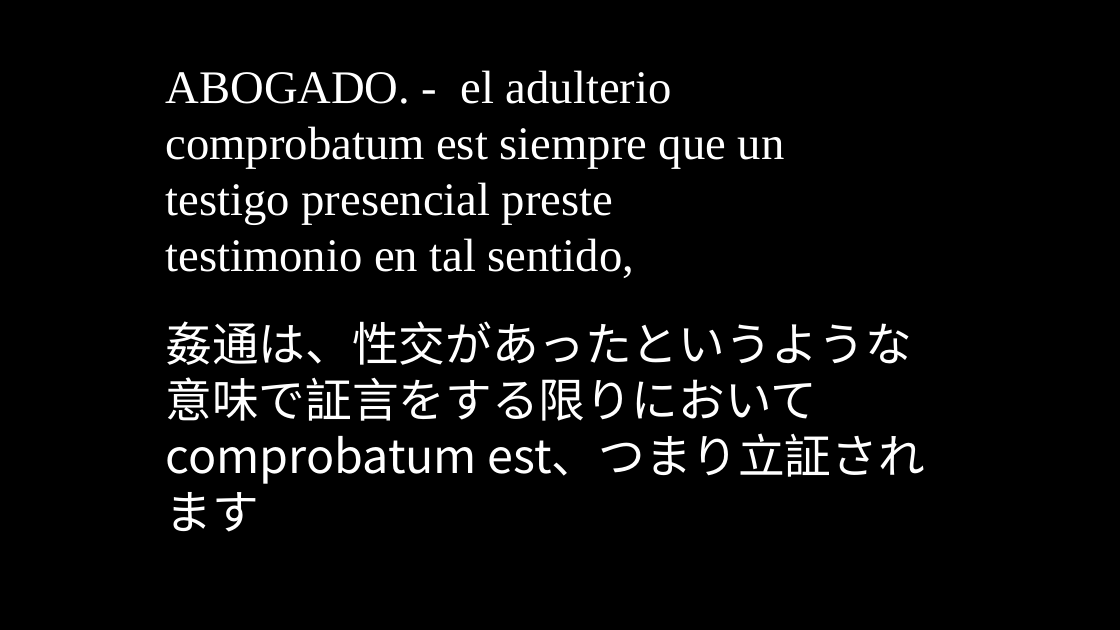
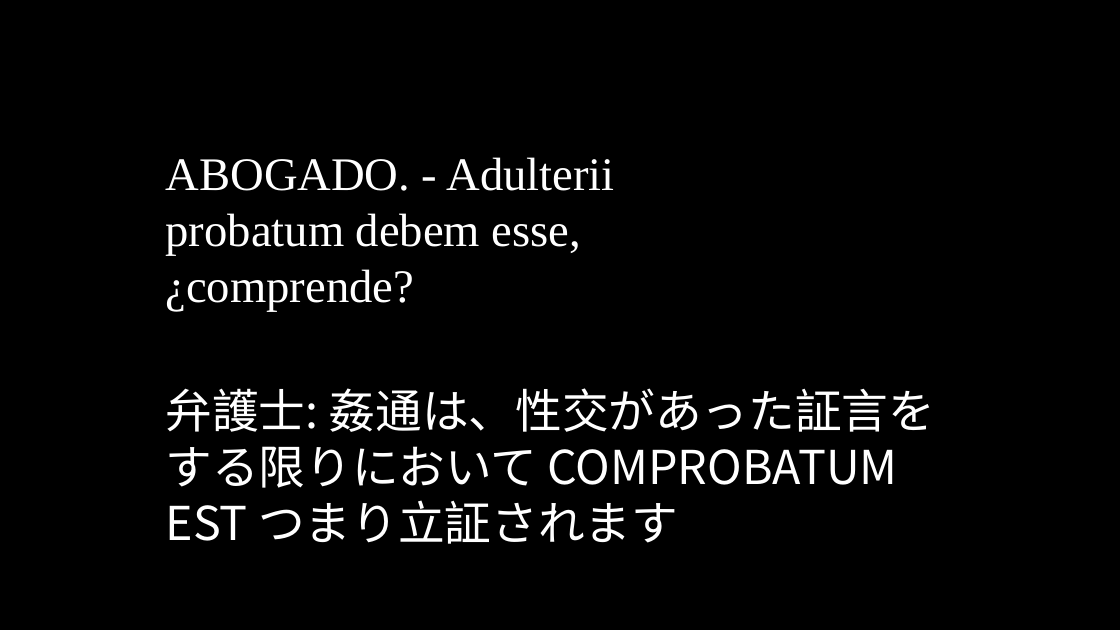
Before and after one commit to oulcggc/lang-drama-caption, a slide deck: slide 75 of complete-cap.pptx (slide 76 before the commit). Drawn at 1120x630 pixels with LibreOffice and Linux fonts; fonts in the diff are those of the drawing. Boxes give left, top, right and bottom in pixels: in the first picture for what was removed or moved away, otherwise in the second. Text is boxed around its words. In the diff, an @@ line names an element or a change of style, - is before the commit and + after.

```diff
--- a/complete-cap.pptx
+++ b/complete-cap.pptx
@@ text removed at [166, 70, 785, 278] @@
-ABOGADO. - el adulterio comprobatum est siempre que un testigo presencial preste testimonio en tal sentido,
@@ text added at [166, 157, 615, 312], 40 pt, text #FFFFFF @@
+ABOGADO. - Adulterii probatum debem esse, ¿comprende?
@@ text at [166, 388, 935, 544]: text changed @@
-姦通は、性交があったというような意味で証言をする限りにおいて comprobatum est、つまり立証されます
+弁護士: 姦通は、性交があった証言をする限りにおいて COMPROBATUM EST つまり立証されます
```
Also in this commit, not shown: 97 other slides changed, 60 slides added, 60 slides removed, 1 other file.
